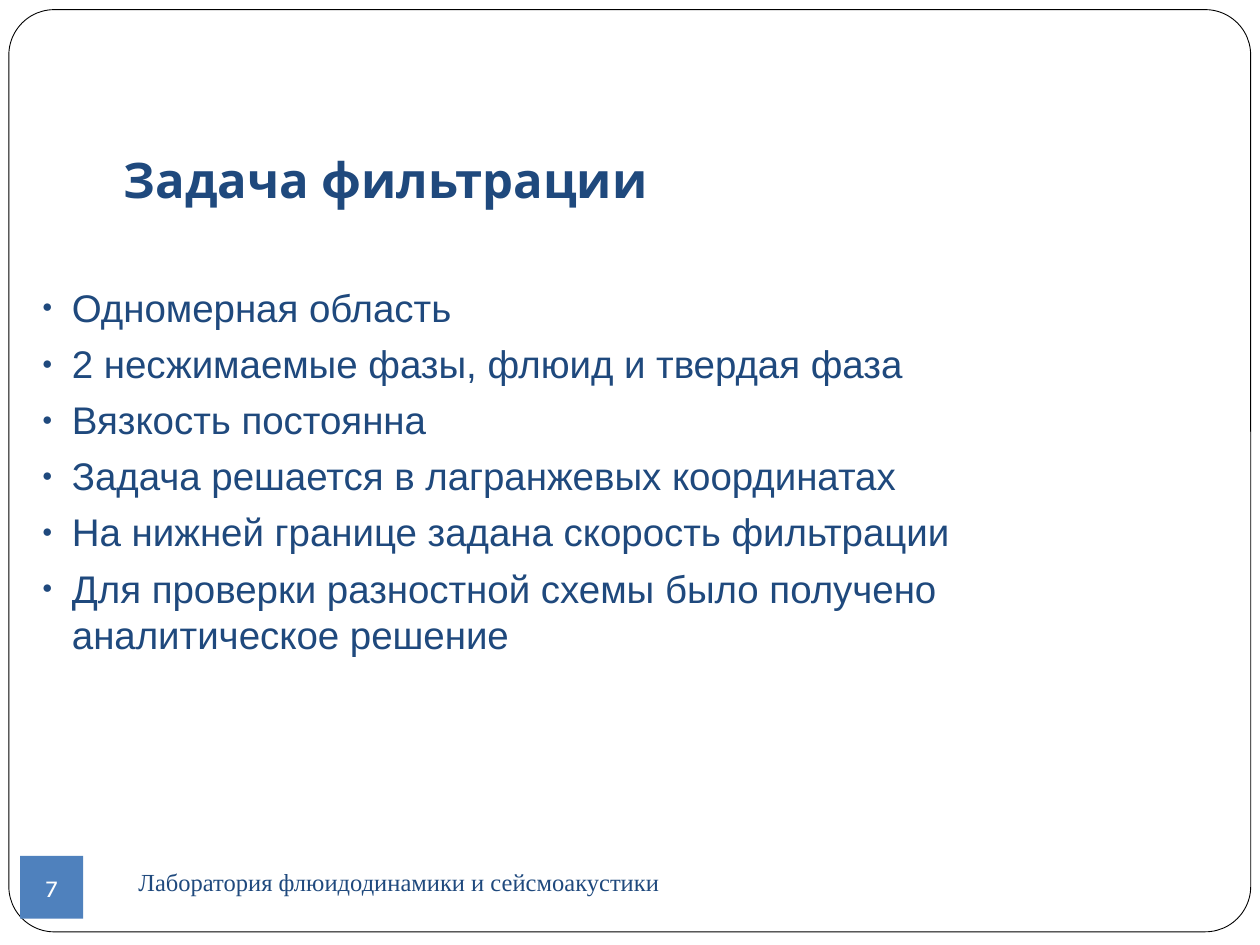
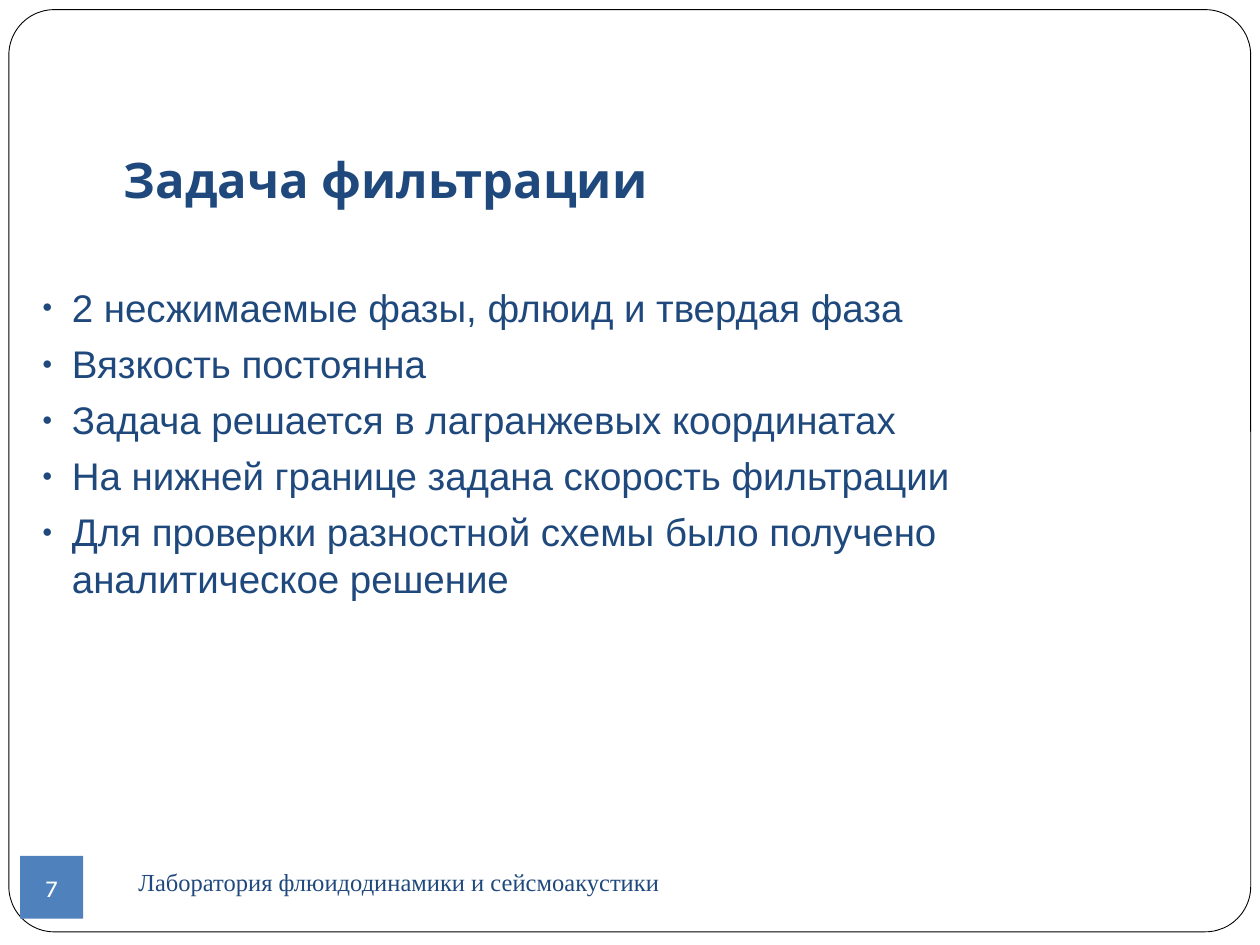
Before and after one commit to CompMathGroup/sagd, a slide deck: slide 7 of doc/Presentation.odp. Drawn at 1260x945 pixels with LibreOffice and Linux fonts; fonts in the diff are those of the drawing; background and template pictures are left out. Boxes give left, top, right and bottom in pixels: in the first picture for what was removed or moved away, otherwise in the second. Text is boxed around its words. In the diff, an @@ line names an element or a change of style, - is before the commit and + after.

```diff
--- a/doc/Presentation.odp
+++ b/doc/Presentation.odp
@@ text at (72, 294, 451, 330): paragraph removed @@
-● Одномерная область
```
Also in this commit, not shown: 14 other slides changed, 3 slides added, 2 slides removed, 2 other files.
